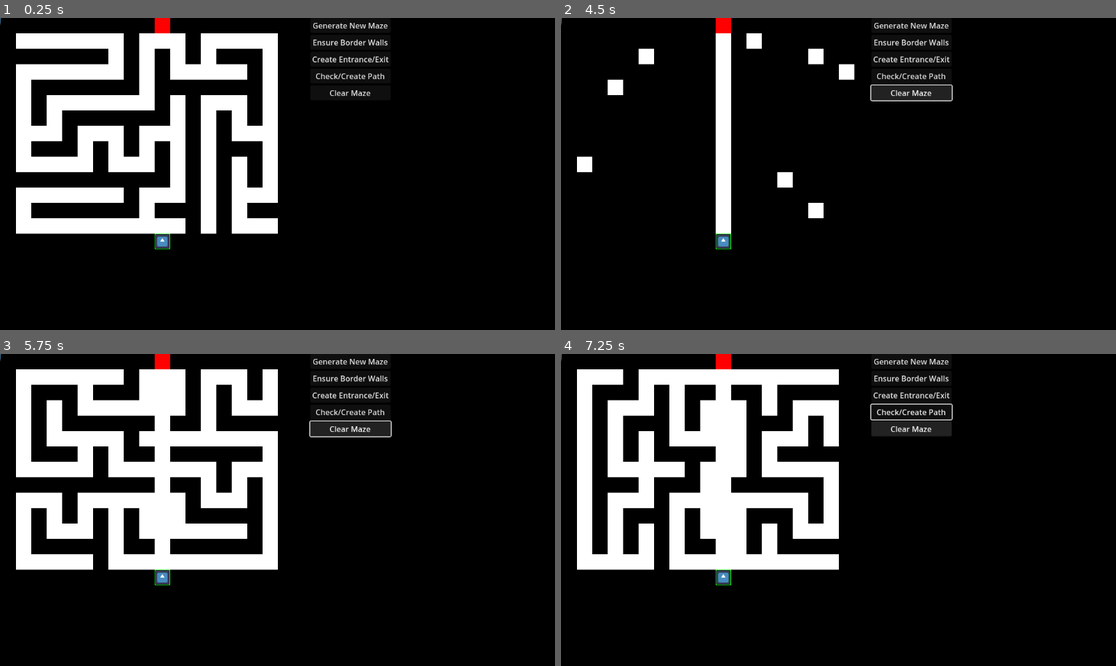
Above: before the commit, frames 1-4 (two rows, left to right).
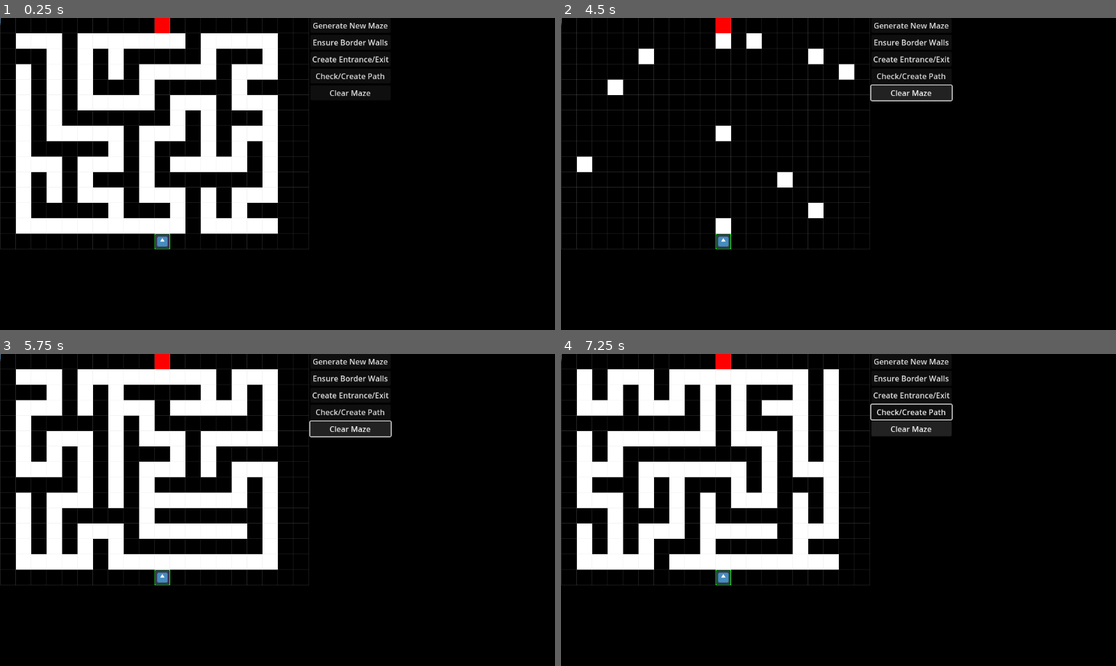
Above: after the commit, the same moments.

Repository: de43gy/complete-darkness-horror-to-pashtet-gamejam
Game: Godot game, scene res://scenes/main/main/main.tscn
Two runs of this game, one before a commit and one after it. Both use one fixed random seed, a clock stepped at 60 frames per second and the inputs below. The engine's default icon, where the game draws it, is replaced by a stand-in: a white triangle on a blue panel in a dark square.
Inputs:
- Up to frame 1 (0.25 s): no input
- Up to frame 2 (4.5 s): click "Generate New Maze" at 0.5 s; click "Generate New Maze" at 1.25 s; click "Ensure Border Walls" at 2 s; click "Check/Create Path" at 2.75 s; click "Clear Maze" at 3.5 s; tap Enter at 4.25 s; hold Right (ui_right) from 4.28 s (still down); hold Space (ui_select) from 4.28 s (still down)
- Up to frame 3 (5.75 s): release Right (ui_right) at 5.03 s; release Space (ui_select) at 5.03 s; hold Down (ui_down) from 5.03 s (still down); tap Space (ui_select) at 5.1, 5.27, 5.57 s
- Up to frame 4 (7.25 s): release Down (ui_down) at 5.78 s; hold Right (ui_right) 5.78-6.53 s; hold Space (ui_select) 5.78-6.53 s; tap Enter at 6.5 s; hold Up (ui_up) from 6.53 s (still down); tap Space (ui_select) at 6.6, 6.77, 7.07 s

The runs differ from the first frame. In frame 1, 7.2% of the frame differs, in the area x 0-56%, y 0-75%; in frame 2, 3.1%; in frame 3, 8.3%; in frame 4, 8.8%.

Commit message:
classic maze logic: removed unused functions, fixed player duplication

Diff:
--- a/scenes/main/labyrinth/labyrinth.gd
+++ b/scenes/main/labyrinth/labyrinth.gd
@@ -7,6 +7,7 @@
 const PATH = 0
 
 enum MazeType { CLASSIC, FRACTAL, CAVE, ROOMS }
+var current_maze_type = MazeType.CLASSIC
 
 @onready var container = $LabyrinthContainer
 
@@ -18,7 +19,7 @@
 var player_scene = preload("res://scenes/entities/player/player.tscn")
 var entrance_pos: Vector2
 var exit_pos: Vector2
-var current_maze_type = MazeType.CLASSIC
+var timeout = 1000 #time limit for generating a complex dungeon, after which a simple one is created
 
 func _ready():
 	randomize()
@@ -26,7 +27,6 @@
 	add_child(wall_tiles)
 	initialize_maze()
 	generate_maze()
-	create_entrance_and_exit()
 	create_collision_walls()
 	spawn_player()
 
@@ -49,6 +49,7 @@
 		MazeType.ROOMS:
 			generate_rooms_maze()
 
+	create_entrance_and_exit()
 	ensure_path()
 	ensure_border_walls()
 	container.queue_redraw()
@@ -63,7 +64,7 @@
 
 	if path.size() == 0:
 		print("No path found, creating one")
-		create_path(start, end)
+		#create_bidirectional_path(start, end)
 	else:
 		print("Path found, length: ", path.size())
 
@@ -106,17 +107,57 @@
 		path.push_front(current)
 	return path
 
-func create_path(start: Vector2, end: Vector2):
-	var current = start
-	while current != end:
-		maze[current.y][current.x] = PATH
-		if randf() > 0.5:
-			current.x += sign(end.x - current.x)
-		else:
-			current.y += sign(end.y - current.y)
-
-func is_border_position(x: int, y: int) -> bool:
-	return x == 0 or x == WIDTH - 1 or y == 0 or y == HEIGHT - 1
+func create_bidirectional_path(start: Vector2, end: Vector2):
+	var current_start = start
+	var current_end = end
+
+	var stack_start = [current_start]
+	var stack_end = [current_end]
+
+	var visited_start = {}
+	var visited_end = {}
+
+	maze[current_start.y][current_start.x] = PATH
+	maze[current_end.y][current_end.x] = PATH
+	visited_start[current_start] = true
+	visited_end[current_end] = true
+
+	while stack_start.size() > 0 or stack_end.size() > 0:
+		if stack_start.size() > 0:
+			current_start = stack_start.pop_back()
+			var directions = [[0, -1], [0, 1], [-1, 0], [1, 0]]
+			directions.shuffle()
+
+			for direction in directions:
+				var next_pos = current_start + Vector2(direction[0], direction[1])
+
+				if is_valid_position(next_pos.x, next_pos.y) and not visited_start.has(next_pos):
+					if maze[next_pos.y][next_pos.x] == WALL:
+						maze[next_pos.y][next_pos.x] = PATH
+
+					stack_start.append(next_pos)
+					visited_start[next_pos] = true
+
+					if visited_end.has(next_pos):
+						return
+
+		if stack_end.size() > 0:
+			current_end = stack_end.pop_back()
+			var directions = [[0, -1], [0, 1], [-1, 0], [1, 0]]
+			directions.shuffle()
+
+			for direction in directions:
+				var next_pos = current_end + Vector2(direction[0], direction[1])
+
+				if is_valid_position(next_pos.x, next_pos.y) and not visited_end.has(next_pos):
+					if maze[next_pos.y][next_pos.x] == WALL:
+						maze[next_pos.y][next_pos.x] = PATH
+
+					stack_end.append(next_pos)
+					visited_end[next_pos] = true
+
+					if visited_start.has(next_pos):
+						return
 
 func ensure_border_walls():
 	for x in range(WIDTH):
@@ -126,12 +167,8 @@
 			maze[HEIGHT - 1][x] = WALL
 
 	for y in range(HEIGHT):
-		if y != entrance_pos.y:
-			maze[y][0] = WALL
-		if y != exit_pos.y:
-			maze[y][WIDTH - 1] = WALL
-
-	emit_signal("borders_ensured")
+		maze[y][0] = WALL
+		maze[y][WIDTH - 1] = WALL
 
 func create_entrance_and_exit():
 	var middle_x = WIDTH / 2
@@ -166,42 +203,65 @@
 
 func generate_classic_maze():
 	print("Classic maze generation started")
+	var start_time = Time.get_ticks_msec()
+
 	for y in range(HEIGHT):
 		for x in range(WIDTH):
 			maze[y][x] = WALL
 			visited[y][x] = false
 
-	var start_x = 1 + randi() % (WIDTH - 2)
-	var start_y = 1 + randi() % (HEIGHT - 2)
-	var stack = [Vector2(start_x, start_y)]
+	var start_x = 1
+	var start_y = 1
+	var stack = [[start_x, start_y]]
 	visited[start_y][start_x] = true
 	maze[start_y][start_x] = PATH
 
-	var directions = [[0, -2], [0, 2], [-2, 0], [2, 0]]
-
-	while stack:
-		var current = stack.back()
-		directions.shuffle()
-		var carved = false
-
-		for dir in directions:
-			var nx = current.x + dir[0]
-			var ny = current.y + dir[1]
-
-			if is_valid_position(nx, ny) and not visited[ny][nx]:
-				visited[ny][nx] = true
-				maze[ny][nx] = PATH
-				maze[current.y + dir[1] / 2][current.x + dir[0] / 2] = PATH
-				stack.append(Vector2(nx, ny))
-				carved = true
-				break
-
-		if not carved:
+	while stack.size() > 0:
+		if Time.get_ticks_msec() - start_time > timeout:
+			print("Classic maze generation timed out. Switching to simple generation.")
+			generate_simple_maze()
+			return
+
+		var current = stack[-1]
+		var x = current[0]
+		var y = current[1]
+
+		var neighbors = []
+		for neighbor in [[-2, 0], [2, 0], [0, -2], [0, 2]]:
+			var nx = x + neighbor[0]
+			var ny = y + neighbor[1]
+			if nx > 0 and nx < WIDTH - 1 and ny > 0 and ny < HEIGHT - 1 and not visited[ny][nx]:
+				neighbors.append([nx, ny])
+
+		if neighbors.size() > 0:
+			var next = neighbors[randi() % neighbors.size()]
+			var nx = next[0]
+			var ny = next[1]
+
+			maze[(y + ny) / 2][(x + nx) / 2] = PATH
+
+			visited[ny][nx] = true
+			maze[ny][nx] = PATH
+
+			stack.append([nx, ny])
+		else:
 			stack.pop_back()
 
-	print("Classic maze generation completed")
-
-func generate_simple_maze():
+	print("Classic maze generation completed in ", Time.get_ticks_msec() - start_time, " ms")
+
+func ensure_path_exists():
+	var start = entrance_pos
+	var end = exit_pos
+	var path = find_path(start, end)
+
+	if path.size() == 0:
+		print("No path found, creating one")
+		create_bidirectional_path(start, end)
+	else:
+		print("Path found, length: ", path.size())
+
+
+func generate_simple_maze() -> void:
 	print("Generating simple maze")
 	for y in range(HEIGHT):
 		for x in range(WIDTH):
@@ -396,46 +456,11 @@
 
 func spawn_player():
 	if player:
-		player.queue_free()
+		player.position = Vector2(entrance_pos.x * CELL_SIZE + CELL_SIZE/2, entrance_pos.y * CELL_SIZE + CELL_SIZE/2)
+		return
 	player = player_scene.instantiate()
 	player.position = Vector2(entrance_pos.x * CELL_SIZE + CELL_SIZE/2, entrance_pos.y * CELL_SIZE + CELL_SIZE/2)
 	add_child(player)
-
-func is_cell_walkable(pos: Vector2) -> bool:
-	var cell_x = int(pos.x / CELL_SIZE)
-	var cell_y = int(pos.y / CELL_SIZE)
-
-	if cell_x < 0 or cell_x >= WIDTH or cell_y < 0 or cell_y >= HEIGHT:
-		return false
-
-	return maze[cell_y][cell_x] == PATH
-
-func check_and_create_path():
-	if not is_path_exists(entrance_pos, exit_pos):
-		create_path(entrance_pos, exit_pos)
-		emit_signal("path_checked", "No path found. Created one.")
-	else:
-		emit_signal("path_checked", "Path already exists.")
-
-func clear_maze():
-	print("try to clear maze")
-	for y in range(HEIGHT):
-		for x in range(WIDTH):
-			maze[y][x] = PATH
-
-	for child in wall_tiles.get_children():
-		child.queue_free()
-
-	if player:
-		player.queue_free()
-		player = null
-
-	entrance_pos = Vector2.ZERO
-	exit_pos = Vector2.ZERO
-
-	queue_redraw()
-
-	emit_signal("maze_cleared")
 
 func _input(event):
 	if event.is_action_pressed("ui_select"):  # space
--- a/scenes/main/labyrinth/labyrinth_container.gd
+++ b/scenes/main/labyrinth/labyrinth_container.gd
@@ -7,7 +7,7 @@
 @onready var labyrinth = get_parent()
 
 #drawing a grid to make the cells visible, useful for debugging
-@export var show_grid: bool = false
+@export var show_grid: bool = true
 
 func _ready():
 	update_size()
Not shown, added: scenes/main/labyrinth/lab3E9.tmp
Not shown, added: scenes/main/labyrinth/labED8B.tmp
Not shown, added: scenes/main/labyrinth/labF67E.tmp
